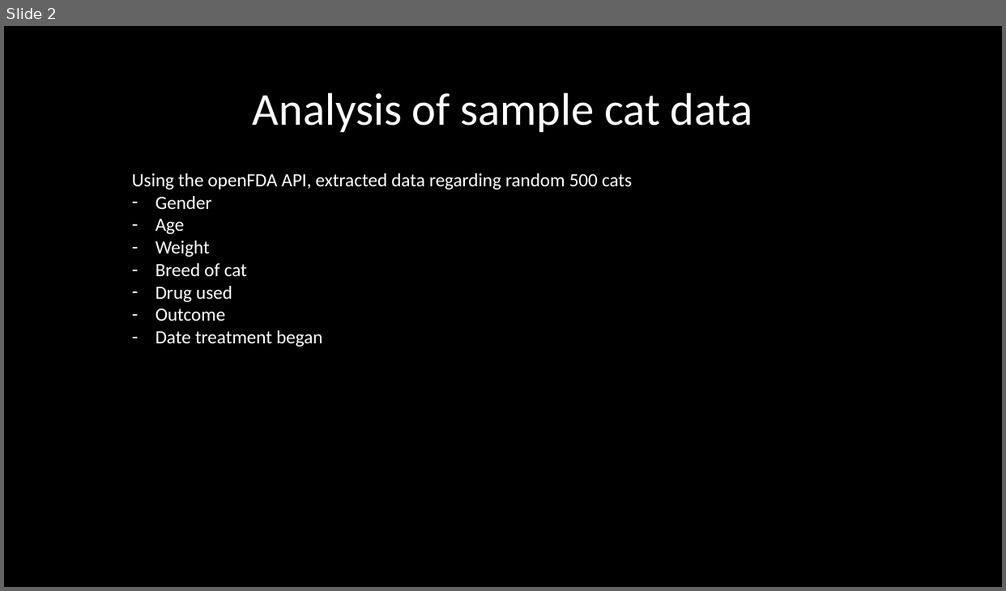
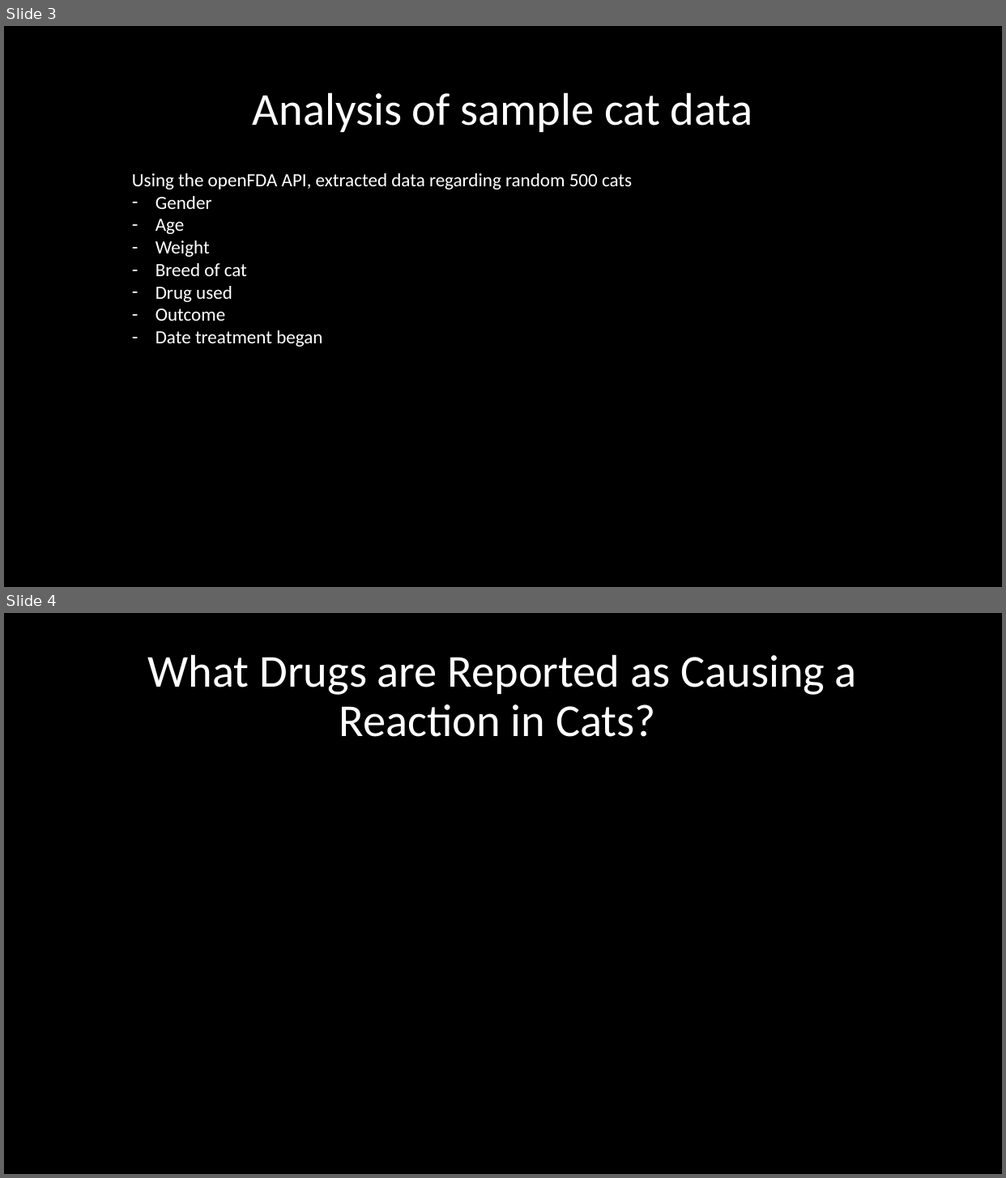
Before and after one commit to lilla-b/EDA, a slide deck: US_Food_Drug_Admin.pptx. Shown one above the other, each under a label of ours: slide 2 before the commit, slides 3 and 4 after it. The pictures are 1006x591 and 1006x1178 pixels, drawn with LibreOffice and Linux fonts; fonts in the diff are those of the drawing. Boxes give left, top, right and bottom in pixels: in the first picture for what was removed or moved away, otherwise in the second. Text is boxed around its words. In the diff, an @@ line names an element or a change of style, - is before the commit and + after.

```diff
--- a/US_Food_Drug_Admin.pptx
+++ b/US_Food_Drug_Admin.pptx
@@ slide 4 added at (4,613,1002,1174), background #000000 @@
@@ title added at (148,654,857,737), 44 pt, text #FFFFFF @@
+What Drugs are Reported as Causing a Reaction in Cats?
@@ what was slide 2 is now slide 3 @@
```
Also in this commit, not shown: 5 other slides added, 4 slides removed.
